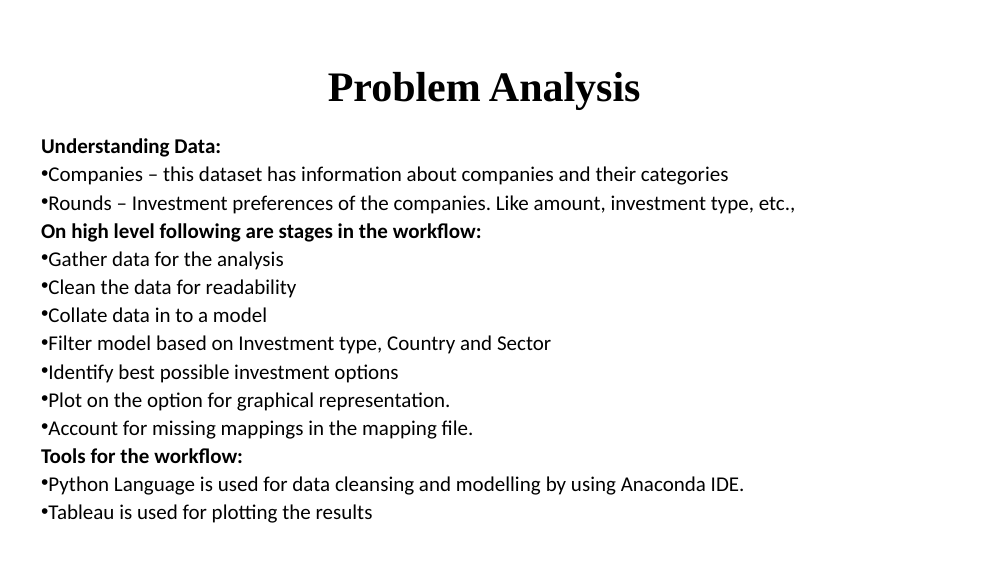
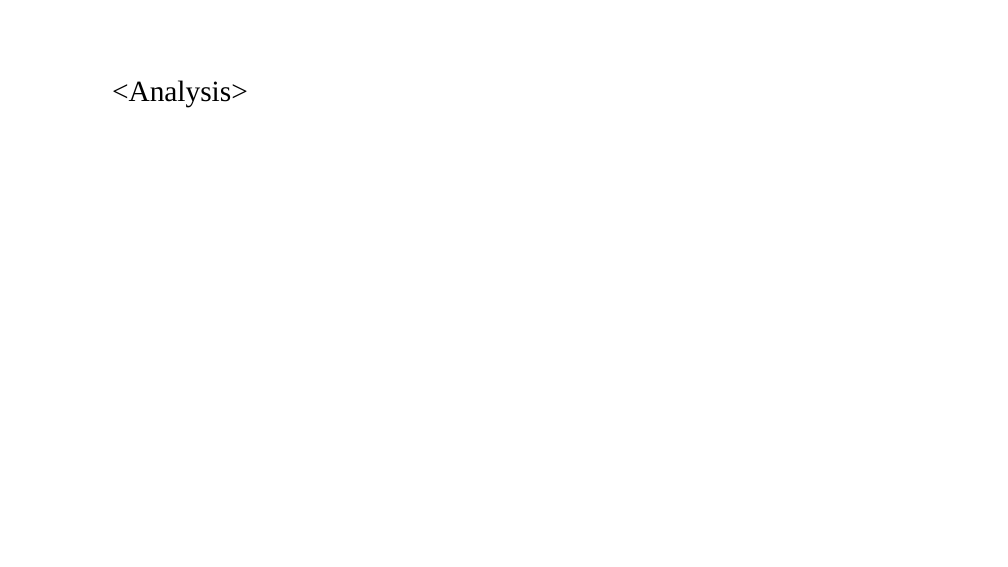
Before and after one commit to rakesgor/InvestmentGroupStudy, a slide deck: slide 4 of Spark Funds Presentation.pptx. Drawn at 1008x567 pixels with LibreOffice and Linux fonts; fonts in the diff are those of the drawing; background and template pictures are left out. Boxes give left, top, right and bottom in pixels: in the first picture for what was removed or moved away, otherwise in the second. Text is boxed around its words. In the diff, an @@ line names an element or a change of style, - is before the commit and + after.

```diff
--- a/Spark Funds Presentation.pptx
+++ b/Spark Funds Presentation.pptx
@@ title at (112, 80, 248, 108): text changed; size 40 to 28 pt; bold off @@
-Problem Analysis
+<Analysis>
@@ text removed at (41, 138, 796, 523) @@
-Understanding Data:
-• Companies – this dataset has information about companies and their categories
-• Rounds – Investment preferences of the companies. Like amount, investment type, etc.,
-On high level following are stages in the workflow:
-• Gather data for the analysis
-• Clean the data for readability
-• Collate data in to a model
-• Filter model based on Investment type, Country and Sector
-• Identify best possible investment options
-• Plot on the option for graphical representation.
-• Account for missing mappings in the mapping file.
-Tools for the workflow:
-• Python Language is used for data cleansing and modelling by using Anaconda IDE.
-• Tableau is used for plotting the results
```
Also in this commit, not shown: 7 other slides changed, 2 slides added, 2 slides removed.
